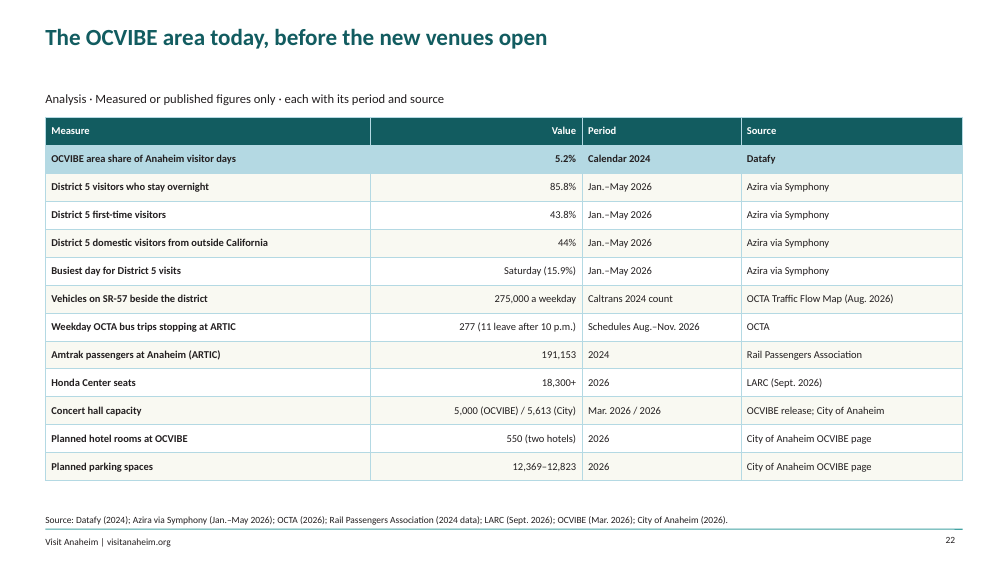
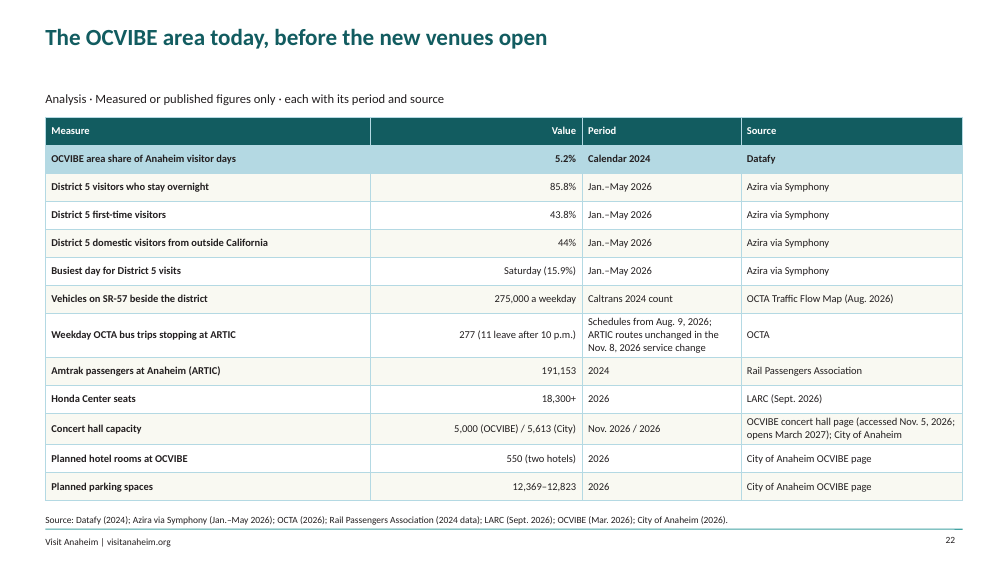
Before and after one commit to bi-visitanaheim/oc-vibe-insights, a slide deck: slide 22 of pipeline/OC_Vibe_Insights.pptx. Drawn at 1008x567 pixels with LibreOffice and Linux fonts; fonts in the diff are those of the drawing; background and template pictures are left out. Boxes give left, top, right and bottom in pixels: in the first picture for what was removed or moved away, otherwise in the second. Text is boxed around its words. In the diff, an @@ line names an element or a change of style, - is before the commit and + after.

```diff
--- a/pipeline/OC_Vibe_Insights.pptx
+++ b/pipeline/OC_Vibe_Insights.pptx
@@ table at (x1=45, y1=117, x2=963, y2=496) @@
-row 8, column 3: Schedules Aug.–Nov. 2026
+row 8, column 3: Schedules from Aug. 9, 2026; ARTIC routes unchanged in the Nov. 8, 2026 service change
-row 11, column 3: Mar. 2026 / 2026
+row 11, column 3: Nov. 2026 / 2026
-row 11, column 4: OCVIBE release; City of Anaheim
+row 11, column 4: OCVIBE concert hall page (accessed Nov. 5, 2026; opens March 2027); City of Anaheim
```
Also in this commit, not shown: 19 other slides changed, 2 slides added, 24 other files.
